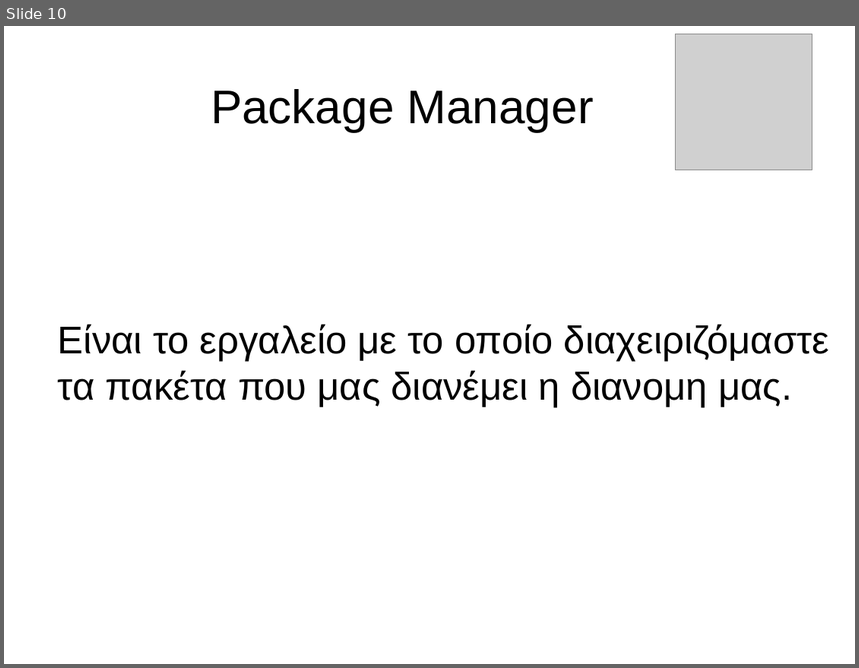
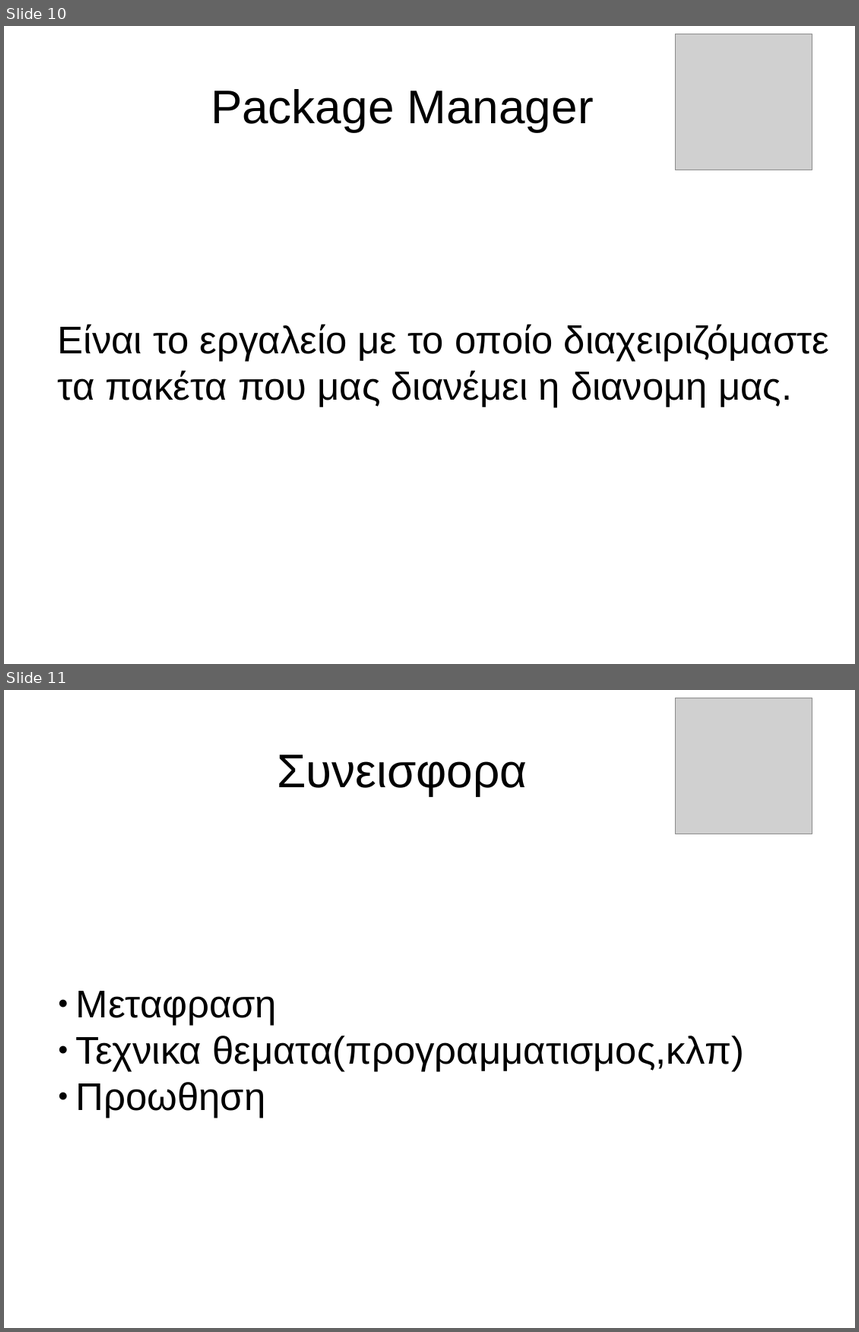
Before and after one commit to gtsiap/presenations, a slide deck: FOSS day/ellak.odp. Shown one above the other, each under a label of ours: slide 10 before the commit, slides 10 and 11 after it. The pictures are 859x668 and 859x1332 pixels, drawn with LibreOffice and Linux fonts; fonts in the diff are those of the drawing; grey boxes stand for pictures. Boxes give left, top, right and bottom in pixels: in the first picture for what was removed or moved away, otherwise in the second. Text is boxed around its words. In the diff, an @@ line names an element or a change of style, - is before the commit and + after.

```diff
--- a/FOSS day/ellak.odp
+++ b/FOSS day/ellak.odp
@@ slide 11 added at box(4, 690, 855, 1328), background #FFFFFF @@
@@ picture added at box(676, 698, 812, 834) @@
@@ title added at box(278, 755, 528, 796), 44 pt, text #000000 @@
+Συνεισφορα
@@ text added at box(76, 991, 744, 1119), 36 pt, text #000000 @@
+● Μεταφραση
+● Τεχνικα θεματα(προγραμματισμος,κλπ)
+● Προωθηση
```
Also in this commit, not shown: 6 slides changed, 1 other slide added.
